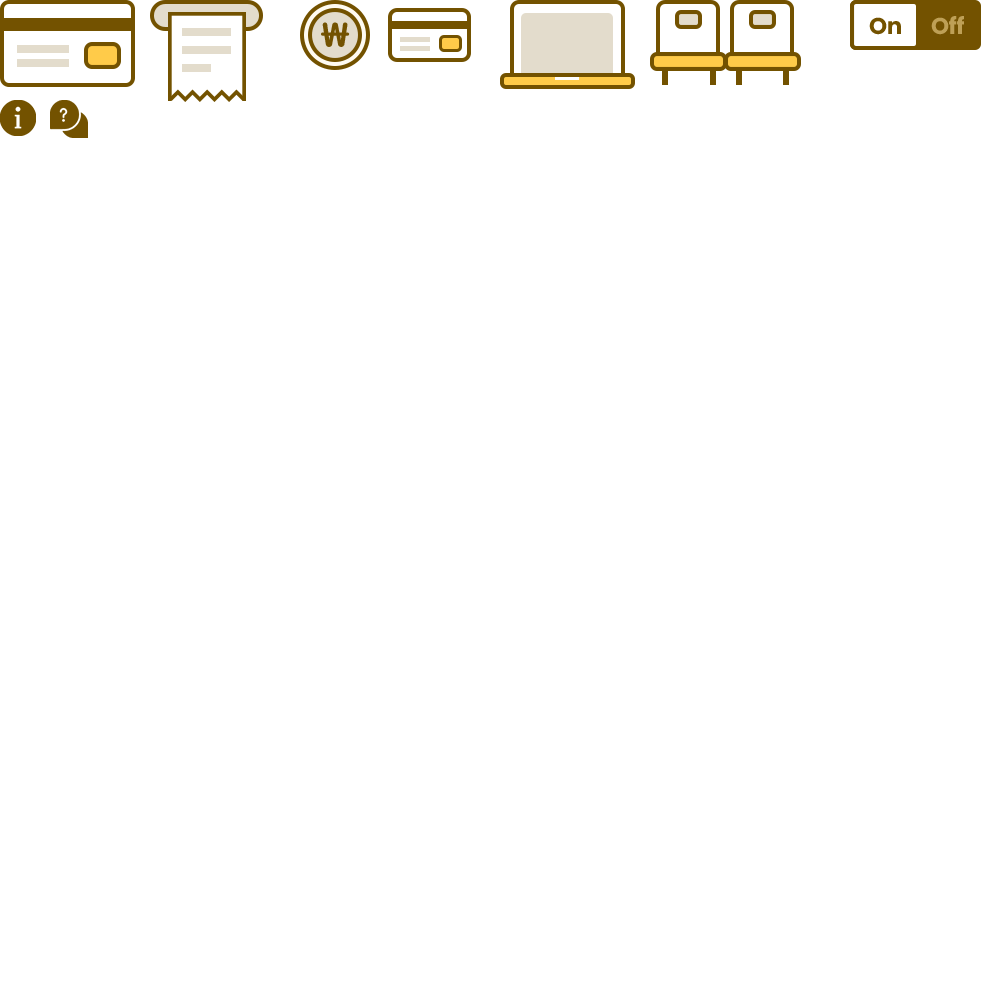
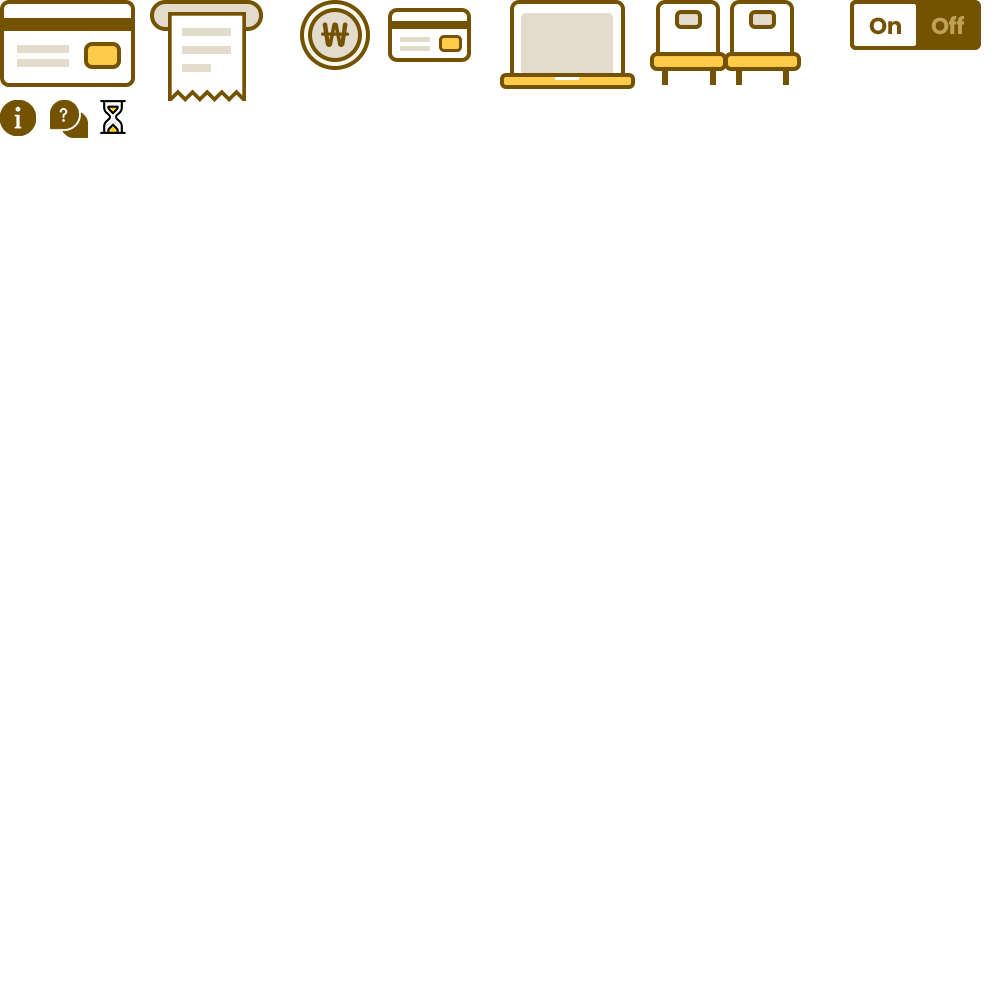
Revision of a layered 1000 x 1000 image; what changed, layer by layer:
added layer "레이어 10" in group "그룹 3" over [100, 100, 126, 134]
